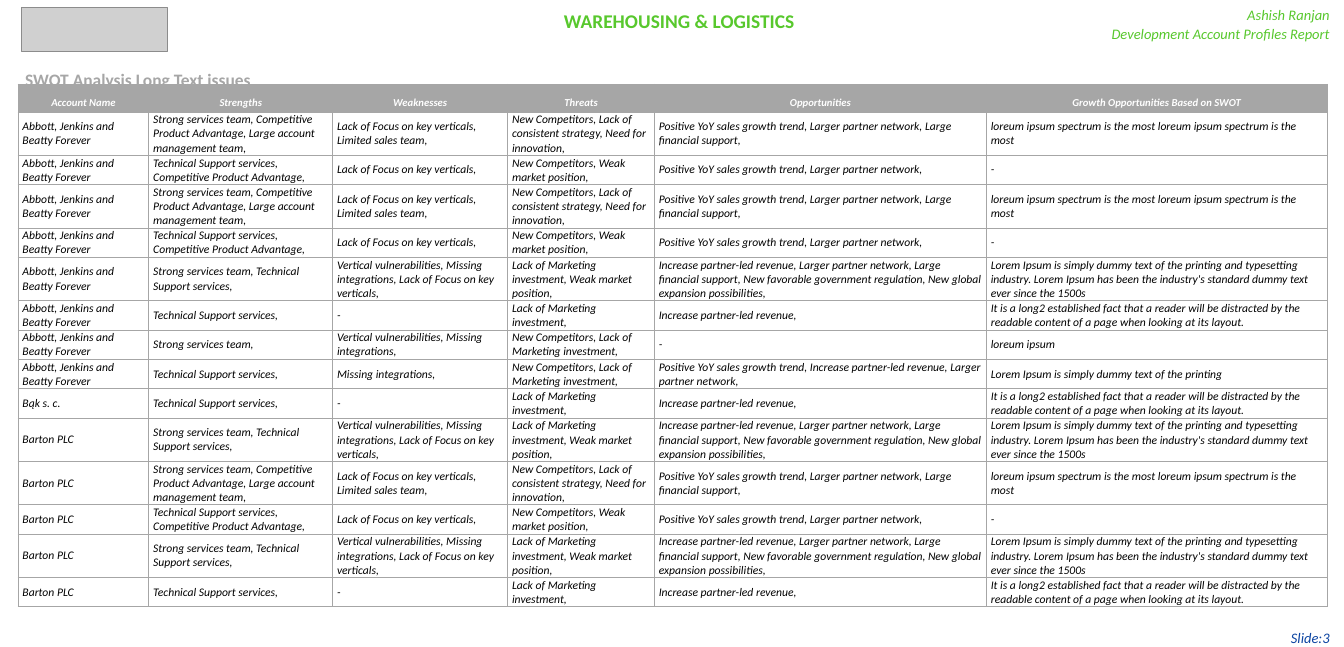
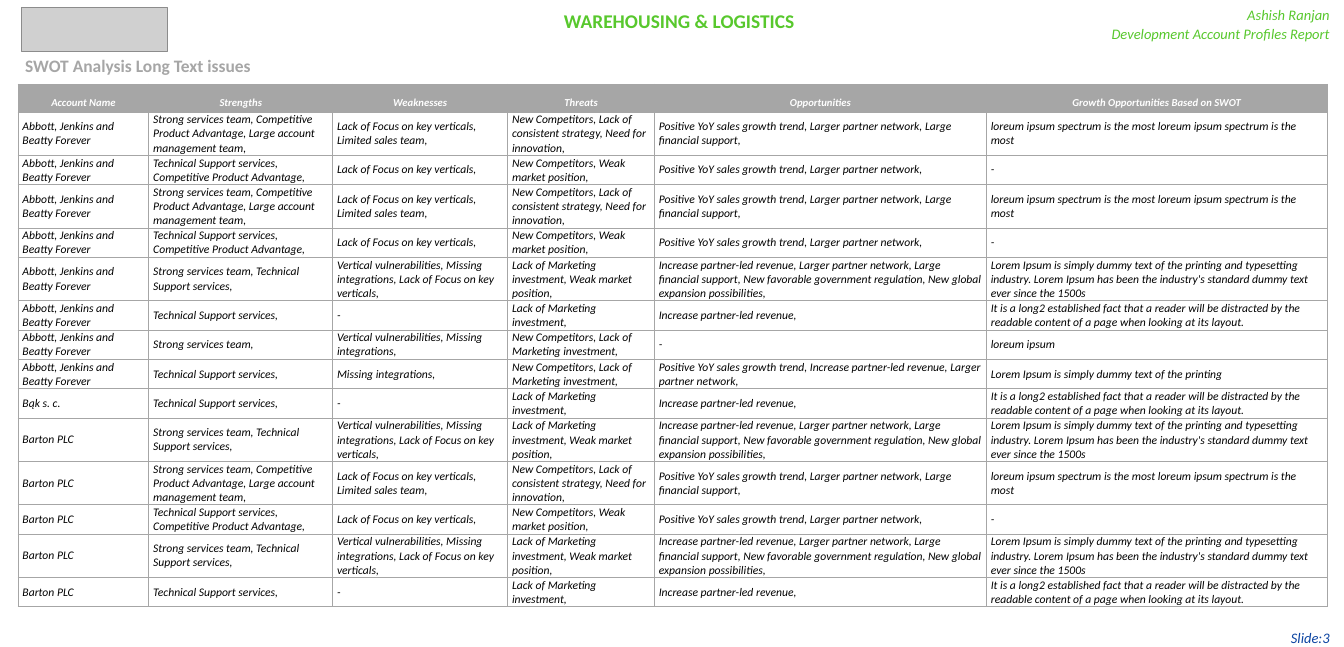
Before and after one commit to a4ashish8/phpOffice, a slide deck: slide 3 of results/account_profile_data.pptx. Drawn at 1344x647 pixels with LibreOffice and Linux fonts; fonts in the diff are those of the drawing; grey boxes stand for pictures; background and template pictures are left out. Boxes give left, top, right and bottom in pixels: in the first picture for what was removed or moved away, otherwise in the second. Text is boxed around its words. In the diff, an @@ line names an element or a change of style, - is before the commit and + after.

```diff
--- a/results/account_profile_data.pptx
+++ b/results/account_profile_data.pptx
@@ text "SWOT Analysis Long Text issues": place and size @@
-text "SWOT Analysis Long Text issues" at (25, 72, 250, 84)
+text "SWOT Analysis Long Text issues" at (25, 60, 250, 75)
```
Also in this commit, not shown: 3 other slides changed, 1 slide removed.
